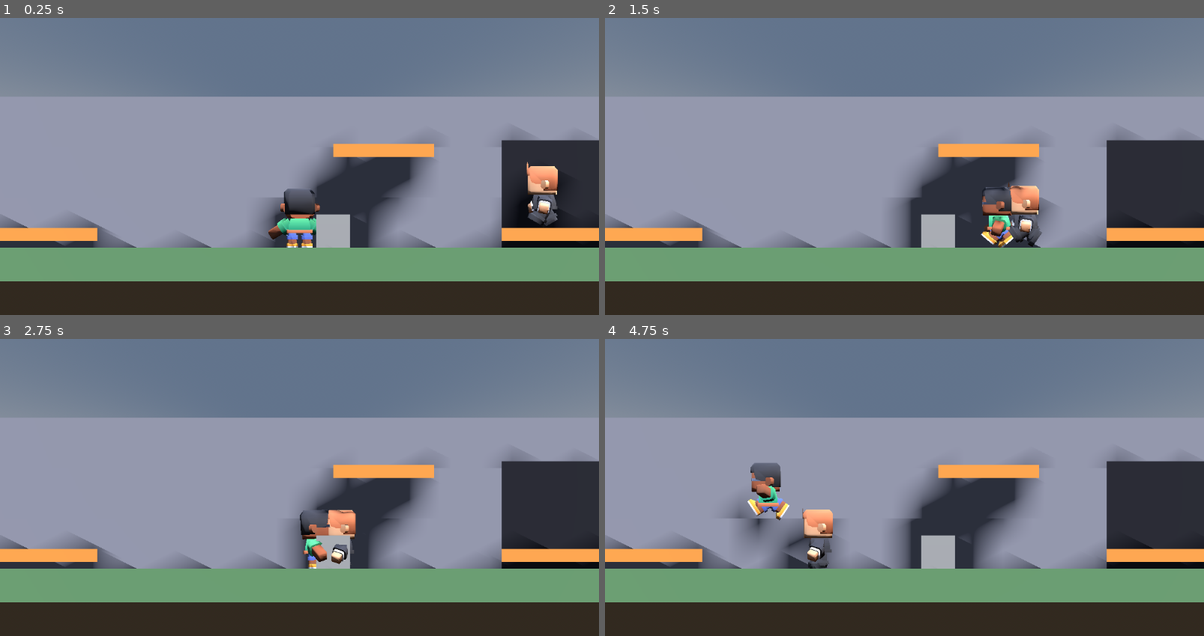
Above: before the commit, frames 1-4 (two rows, left to right).
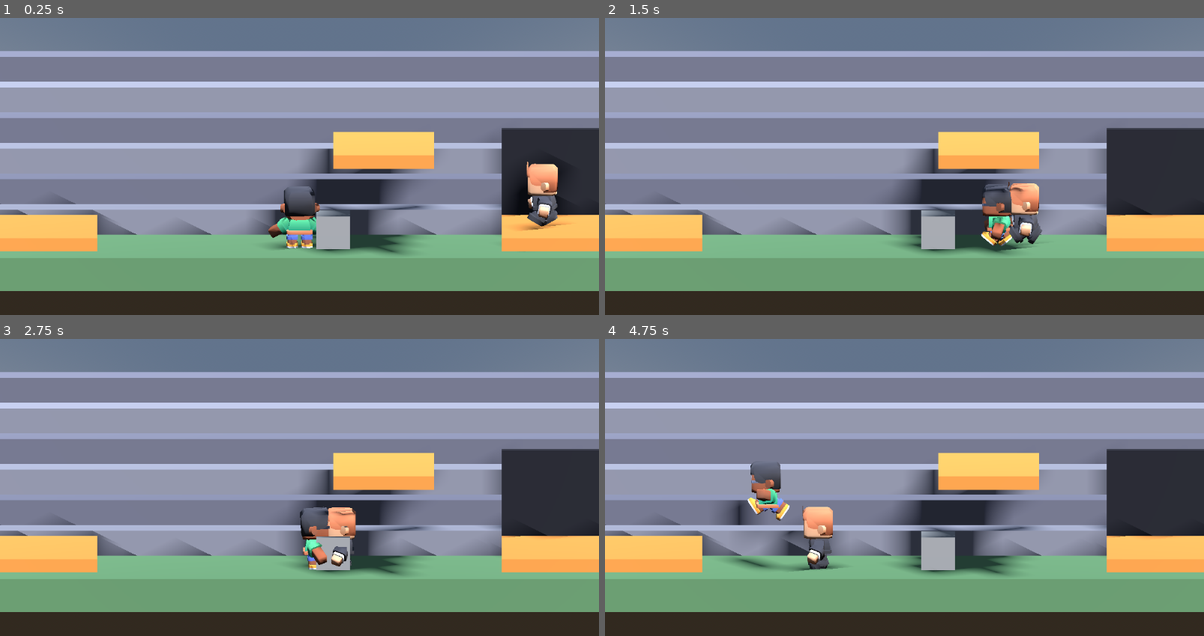
Above: after the commit, the same moments.

Repository: allan-gomez-creator/Barrasbalas
Game: Godot game, scene res://main.tscn
Same seed, same stepped clock (60 frames per second), same inputs: the game is played once before the commit and once after it.
Inputs (mouse positions are in pixels of both pictures, inside the frame that each line leads up to):
- Up to frame 1 (0.25 s): no input
- Up to frame 2 (1.5 s): move the mouse to (1036, 130) at 0.52 s; hold D (move_right) 0.53-1.28 s; click (1036, 130) at 0.6 s; tap Space (saltar) at 0.77 s; move the mouse to (784, 163) at 1.27 s; hold A (move_left) from 1.28 s (still down); tap R (hacer_ruido) at 1.35 s
- Up to frame 3 (2.75 s): tap Space (saltar) at 1.52 s; move the mouse to (359, 395) at 2.02 s; release A (move_left) at 2.03 s; hold D (move_right) from 2.03 s (still down); tap E (interactuar) at 2.1 s
- Up to frame 4 (4.75 s): move the mouse to (874, 535) at 2.77 s; release D (move_right) at 2.78 s; hold W (move_up) 2.78-3.53 s; tap Q (rodar) at 2.85 s; tap Space (saltar) at 3.02, 3.77, 4.52 s; move the mouse to (1084, 517) at 3.52 s; hold A (move_left) from 3.53 s (still down); click (1084, 517) at 3.6 s; move the mouse to (724, 416) at 4.27 s; tap R (hacer_ruido) at 4.35 s

The runs differ from the first frame. In frame 1, 37% of the frame differs, in the area x 0-100%, y 11-92%; in frame 2, 38%; in frame 3, 38%; in frame 4, 37%.

Commit message:
Avance 1 - gradas inclinadas y camara

Diff:
--- a/escenario.tscn
+++ b/escenario.tscn
@@ -33,16 +33,31 @@
 [sub_resource type="StandardMaterial3D" id="MatGrada"]
 albedo_color = Color(0.5, 0.5, 0.55, 1)
 
-[sub_resource type="BoxMesh" id="Grada1Malla"]
+[sub_resource type="StandardMaterial3D" id="MatGrada2"]
+albedo_color = Color(0.4, 0.4, 0.46, 1)
+
+[sub_resource type="BoxMesh" id="Fila1Malla"]
 material = SubResource("MatGrada")
+size = Vector3(30, 0.75, 1)
+
+[sub_resource type="BoxMesh" id="Fila2Malla"]
+material = SubResource("MatGrada2")
 size = Vector3(30, 1.5, 1)
 
-[sub_resource type="BoxMesh" id="Grada2Malla"]
+[sub_resource type="BoxMesh" id="Fila3Malla"]
 material = SubResource("MatGrada")
-size = Vector3(30, 3, 1)
+size = Vector3(30, 2.25, 1)
 
-[sub_resource type="BoxMesh" id="Grada3Malla"]
+[sub_resource type="BoxMesh" id="Fila4Malla"]
+material = SubResource("MatGrada2")
+size = Vector3(30, 3.0, 1)
+
+[sub_resource type="BoxMesh" id="Fila5Malla"]
 material = SubResource("MatGrada")
+size = Vector3(30, 3.75, 1)
+
+[sub_resource type="BoxMesh" id="Fila6Malla"]
+material = SubResource("MatGrada2")
 size = Vector3(30, 4.5, 1)
 
 [sub_resource type="StandardMaterial3D" id="MatTunel"]
@@ -108,17 +123,29 @@
 
 [node name="Gradas" type="Node3D" parent="."]
 
-[node name="Grada1" type="MeshInstance3D" parent="Gradas"]
-transform = Transform3D(1, 0, 0, 0, 1, 0, 0, 0, 1, 0, 0.75, -2.5)
-mesh = SubResource("Grada1Malla")
+[node name="Fila1" type="MeshInstance3D" parent="Gradas"]
+transform = Transform3D(1, 0, 0, 0, 1, 0, 0, 0, 1, 0, 0.375, -2.5)
+mesh = SubResource("Fila1Malla")
 
-[node name="Grada2" type="MeshInstance3D" parent="Gradas"]
-transform = Transform3D(1, 0, 0, 0, 1, 0, 0, 0, 1, 0, 1.5, -3.5)
-mesh = SubResource("Grada2Malla")
+[node name="Fila2" type="MeshInstance3D" parent="Gradas"]
+transform = Transform3D(1, 0, 0, 0, 1, 0, 0, 0, 1, 0, 0.75, -3.5)
+mesh = SubResource("Fila2Malla")
 
-[node name="Grada3" type="MeshInstance3D" parent="Gradas"]
-transform = Transform3D(1, 0, 0, 0, 1, 0, 0, 0, 1, 0, 2.25, -4.5)
-mesh = SubResource("Grada3Malla")
+[node name="Fila3" type="MeshInstance3D" parent="Gradas"]
+transform = Transform3D(1, 0, 0, 0, 1, 0, 0, 0, 1, 0, 1.125, -4.5)
+mesh = SubResource("Fila3Malla")
+
+[node name="Fila4" type="MeshInstance3D" parent="Gradas"]
+transform = Transform3D(1, 0, 0, 0, 1, 0, 0, 0, 1, 0, 1.5, -5.5)
+mesh = SubResource("Fila4Malla")
+
+[node name="Fila5" type="MeshInstance3D" parent="Gradas"]
+transform = Transform3D(1, 0, 0, 0, 1, 0, 0, 0, 1, 0, 1.875, -6.5)
+mesh = SubResource("Fila5Malla")
+
+[node name="Fila6" type="MeshInstance3D" parent="Gradas"]
+transform = Transform3D(1, 0, 0, 0, 1, 0, 0, 0, 1, 0, 2.25, -7.5)
+mesh = SubResource("Fila6Malla")
 
 [node name="BocaTunel" type="MeshInstance3D" parent="."]
 transform = Transform3D(1, 0, 0, 0, 1, 0, 0, 0, 1, 7.5, 1.6, -2.05)
--- a/main.tscn
+++ b/main.tscn
@@ -37,10 +37,8 @@
 transform = Transform3D(0.866025, -0.353553, 0.353553, 0, 0.707107, 0.707107, -0.5, -0.612372, 0.612372, 0, 6, 0)
 shadow_enabled = true
 
-[node name="Plataformas" type="Node3D" parent="." unique_id=775087165]
-
 [node name="Camera3D" type="Camera3D" parent="." unique_id=2007210899]
-transform = Transform3D(1, 0, 0, 0, 1, 0, 0, 0, 1, 0, 3, 12)
+transform = Transform3D(1, 0, 0, 0, 0.9848077, 0.17364818, 0, -0.17364818, 0.9848077, 0, 5.12, 12)
 projection = 1
 size = 10.0
 
